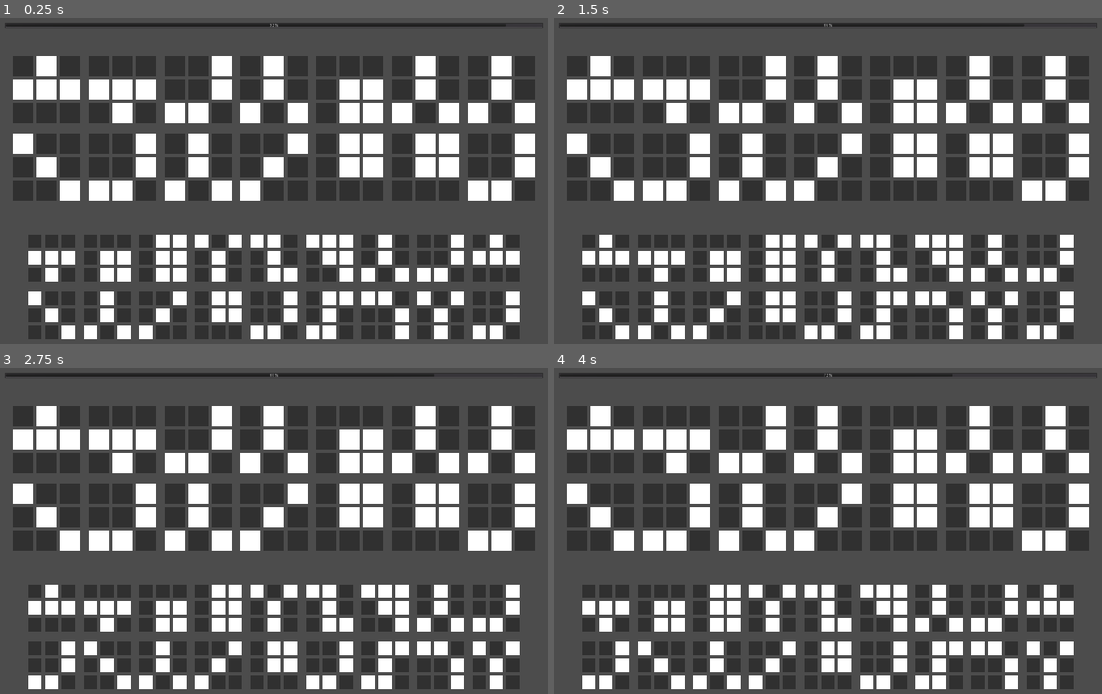
Above: before the commit, frames 1-4 (two rows, left to right).
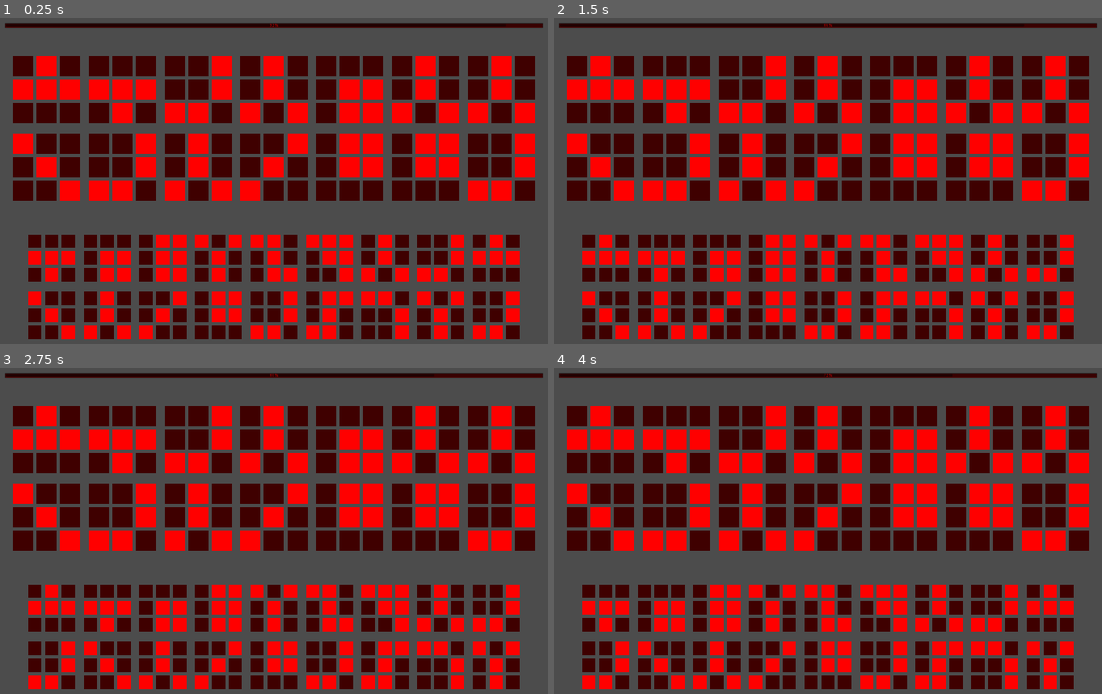
Above: after the commit, the same moments.

Repository: abarichello/gamine
Game: Godot game, scene res://scenes/Main.tscn
The game is run twice, just before and just after one commit, with the same random seed, the same clock (stepped at 60 frames per second) and the same inputs.
Inputs:
- Up to frame 1 (0.25 s): no input
- Up to frame 2 (1.5 s): tap Enter (ui_accept) at 0.5, 0.77, 1.25 s; hold Right (ui_right) 0.53-1.28 s; hold Down (ui_down) from 1.28 s (still down)
- Up to frame 3 (2.75 s): tap Enter (ui_accept) at 1.52, 2 s; release Down (ui_down) at 2.03 s; hold Right (ui_right) from 2.03 s (still down)
- Up to frame 4 (4 s): tap Enter (ui_accept) at 2.75, 3.02, 3.5, 3.77 s; release Right (ui_right) at 2.78 s; hold Up (ui_up) 2.78-3.53 s; hold Left (ui_left) from 3.53 s (still down)

The runs differ from the first frame. In frame 1, 47% of the frame differs, in the area x 0-100%, y 1-99%; in frame 2, 47%; in frame 3, 47%; in frame 4, 47%.

Commit message:
THEMES

Diff:
--- a/game/scenes/Main.tscn
+++ b/game/scenes/Main.tscn
@@ -13,14 +13,12 @@
 font_data = ExtResource( 3 )
 _sections_unfolded = [ "Extra Spacing", "Font", "Font/fallback", "Resource", "Settings" ]
 
-[node name="Main" type="Node"]
+[node name="Main" type="Node" index="0"]
 
 script = ExtResource( 1 )
 _sections_unfolded = [ "Pause" ]
 
 [node name="Game" parent="." index="0" instance=ExtResource( 2 )]
-
-rect_clip_content = false
 
 [node name="Title" type="RichTextLabel" parent="." index="1"]
 
--- a/game/scripts/GLOBALS.gd
+++ b/game/scripts/GLOBALS.gd
@@ -1,6 +1,13 @@
 extends Node
 
 var screensize = OS.get_screen_size()
+
+const FERGUS_THEME = [Color(1, 0, 0), Color()]
+const WYATT_THEME = [Color(0, 1, 0), Color()]
+const STRASSE_THEME = [Color(0, 0, 0), Color()]
+
+var selected_theme = 0
+const THEMES = [FERGUS_THEME, WYATT_THEME, STRASSE_THEME]
 
 # Columns
 const COLUMNS_ROW = 7
--- a/game/scripts/Game.gd
+++ b/game/scripts/Game.gd
@@ -1,6 +1,9 @@
 extends Control
 
 onready var global = get_node("/root/Main/GLOBALS")
+
+func _ready():
+    self.modulate = global.THEMES[global.selected_theme][0]
 
 func _input(event):
     var Upper = get_node(global.UPPER_SELECT)
--- a/game/scripts/Piece.gd
+++ b/game/scripts/Piece.gd
@@ -1,4 +1,6 @@
 extends Control
+
+const OFF_COLOR = Color(0.25, 0.25, 0.25)
 
 export (PackedScene) var Bit
 var serial
@@ -18,7 +20,7 @@
         child.rect_min_size = Vector2(size, size)
         child.rect_size = Vector2(size, size)
         if str(self.serial)[i] == "0":
-            child.self_modulate = Color(0.19, 0.19, 0.19)
+            child.self_modulate = OFF_COLOR
 
 func get_serial(id):
     var sr = "11111111"
@@ -32,7 +34,7 @@
         6:  sr = "010010101"
         7:  sr = "000011011"
         8:  sr = "010111000"
-        9: sr = "110001001"
+        9:  sr = "110001001"
         10: sr = "001001110"
         11: sr = "101010010"
         12: sr = "001011111"
